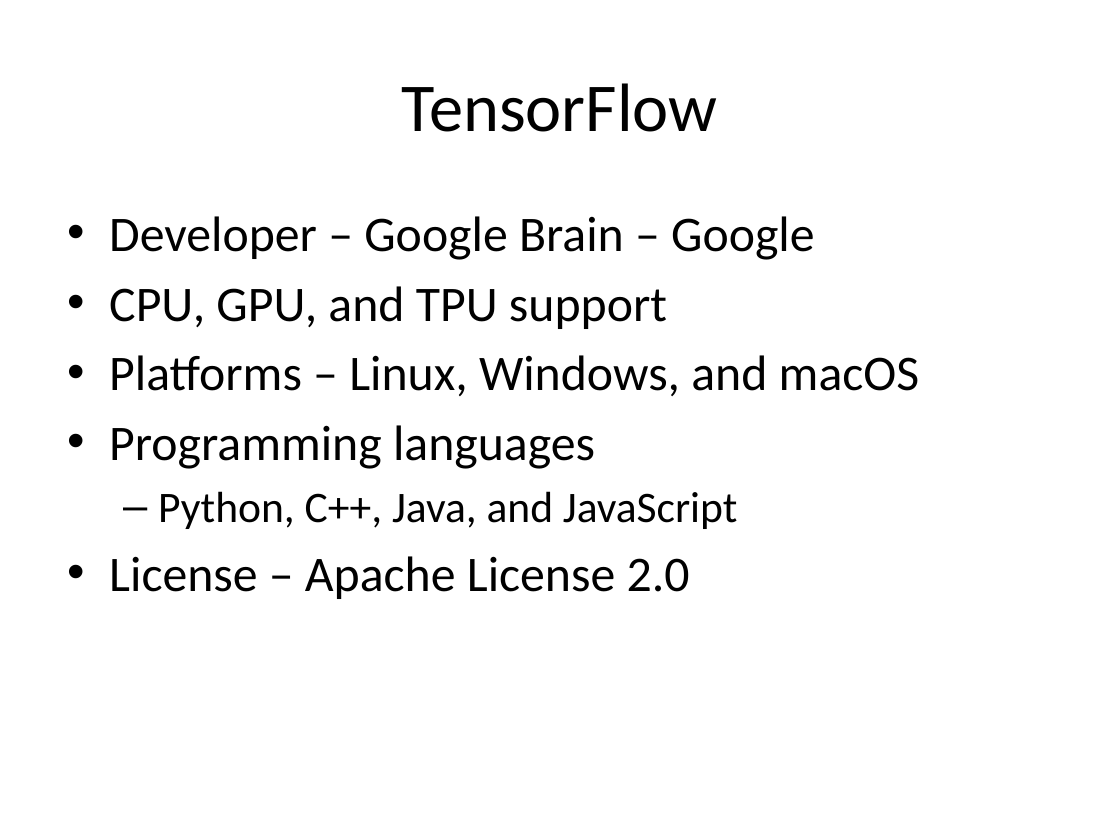
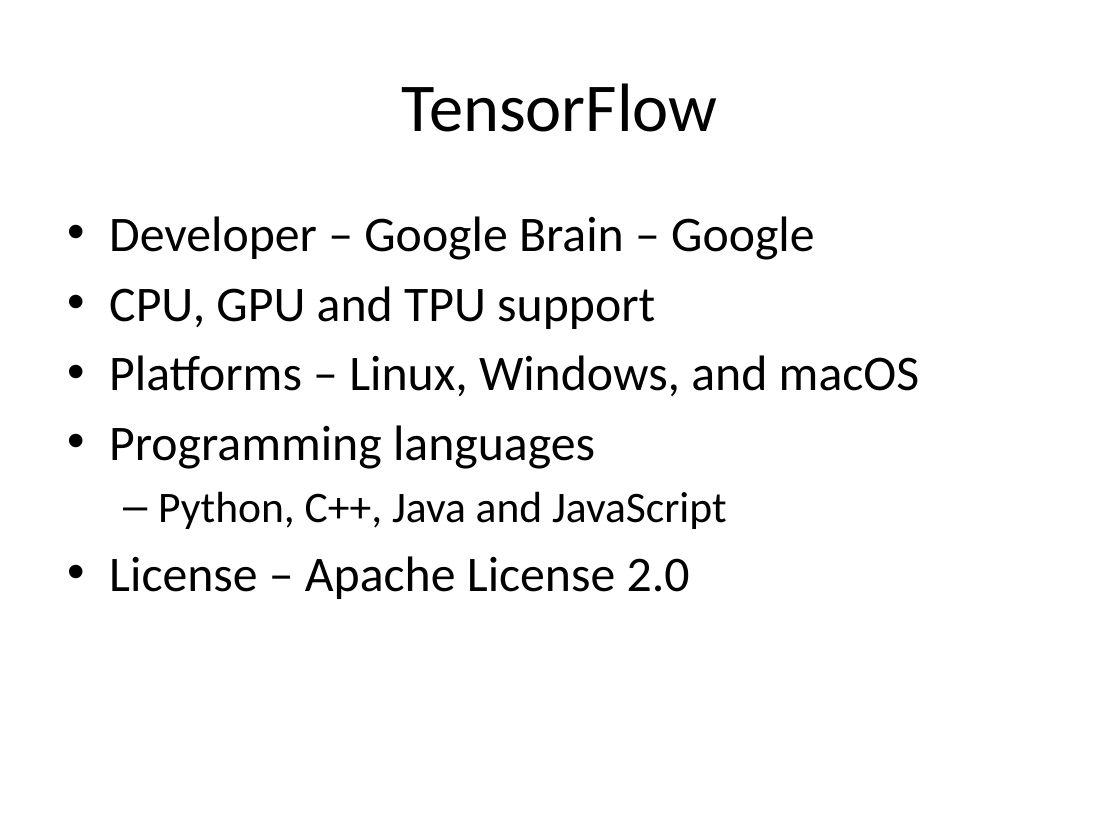
Before and after one commit to look4pritam/ArtificialIntelligence, a slide deck: slide 3 of Introduction/MachineLearningFrameworks.pptx. Drawn at 1120x840 pixels with LibreOffice and Linux fonts; fonts in the diff are those of the drawing. Boxes give left, top, right and bottom in pixels: in the first picture for what was removed or moved away, otherwise in the second. Text is boxed around its words. In the diff, an @@ line names an element or a change of style, - is before the commit and + after.

```diff
--- a/Introduction/MachineLearningFrameworks.pptx
+++ b/Introduction/MachineLearningFrameworks.pptx
@@ text at [109, 286, 655, 329]: text changed @@
-• CPU, GPU, and TPU support
+• CPU, GPU and TPU support
@@ text at [158, 491, 727, 529]: text changed @@
-  – Python, C++, Java, and JavaScript
+  – Python, C++, Java and JavaScript
```
Also in this commit, not shown: 2 other slides changed, 3 slides added, 1 slide removed.
